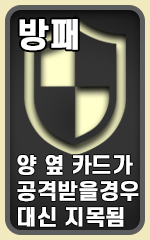
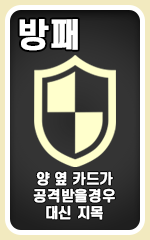
Revision of a layered 150x240 image; what changed, layer by layer:
renamed "양 옆 카드가 공격받을경우 대신 지목됨" to "양 옆 카드가 공격받을경우 대신 지목", painted on it over [17, 155, 139, 227]
painted on "레이어 3" over [24, 15, 126, 167]
painted on "사각형 1" over [5, 5, 145, 235]
